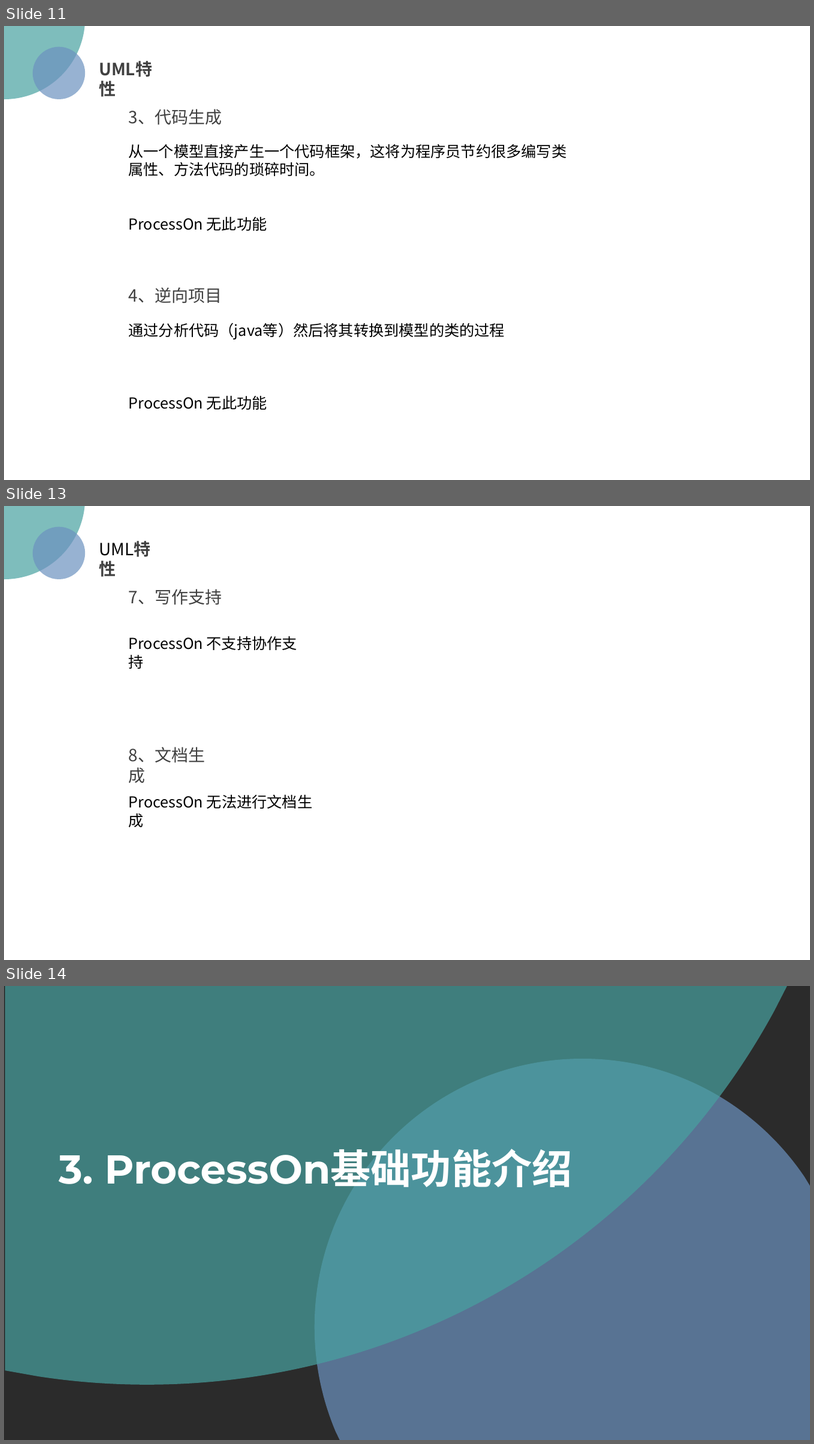
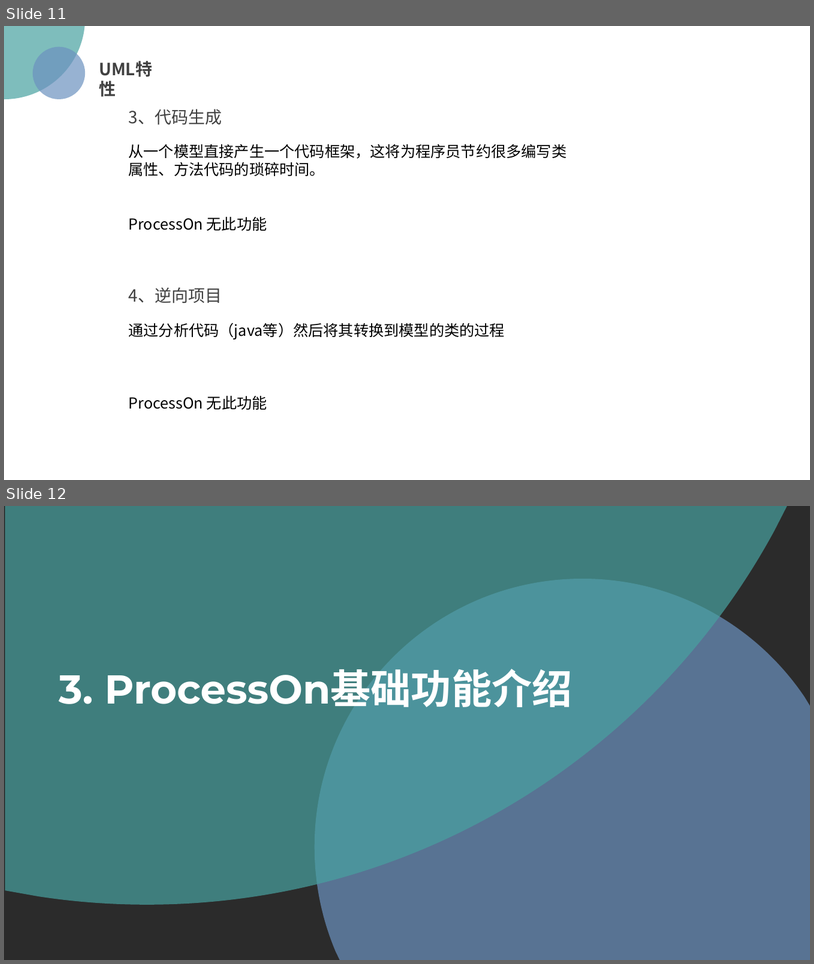
Before and after one commit to PRD2018/PRD2018-G15, a slide deck: 受控文档/02-其他任务/[PRD-15]UML工具.pptx. Shown one above the other, each under a label of ours: slides 11, 13 and 14 before the commit, slides 11 and 12 after it; the slides between them are not shown. The pictures are 814x1444 and 814x964 pixels, drawn with LibreOffice and Linux fonts; fonts in the diff are those of the drawing; background and template pictures are left out; a plain dark background stands for a picture behind light text. Boxes give left, top, right and bottom in pixels: in the first picture for what was removed or moved away, otherwise in the second. Text is boxed around its words. In the diff, an @@ line names an element or a change of style, - is before the commit and + after.

Commit message:
2018-10-26
修改了特性

```diff
--- a/受控文档/02-其他任务/[PRD-15]UML工具.pptx
+++ b/受控文档/02-其他任务/[PRD-15]UML工具.pptx
@@ slide 13 removed at [4, 506, 810, 960], background picture (left out) @@
@@ ellipse removed at [4, 506, 85, 579] @@
@@ ellipse removed at [32, 526, 85, 579] @@
@@ text removed at [93, 535, 173, 562] @@
-UML特性
@@ text removed at [129, 589, 222, 605] @@
-7、写作支持
@@ text removed at [129, 636, 297, 669] @@
-ProcessOn 不支持协作支持
@@ text removed at [129, 747, 206, 783] @@
-8、文档生成
@@ text removed at [129, 794, 312, 827] @@
-ProcessOn 无法进行文档生成
@@ what was slide 14 is now slide 12 @@
```
Also in this commit, not shown: 1 other slide removed.
